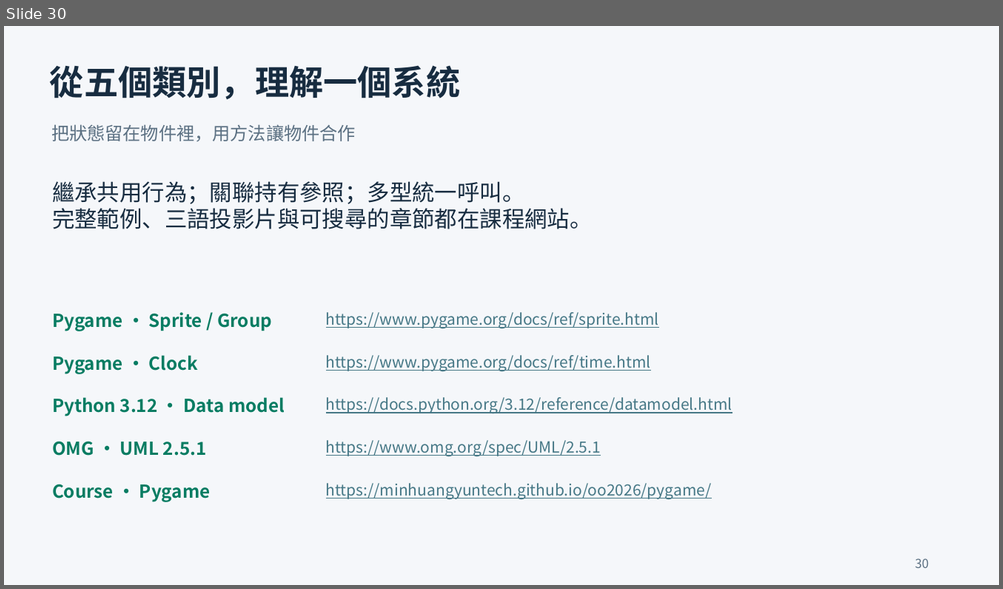
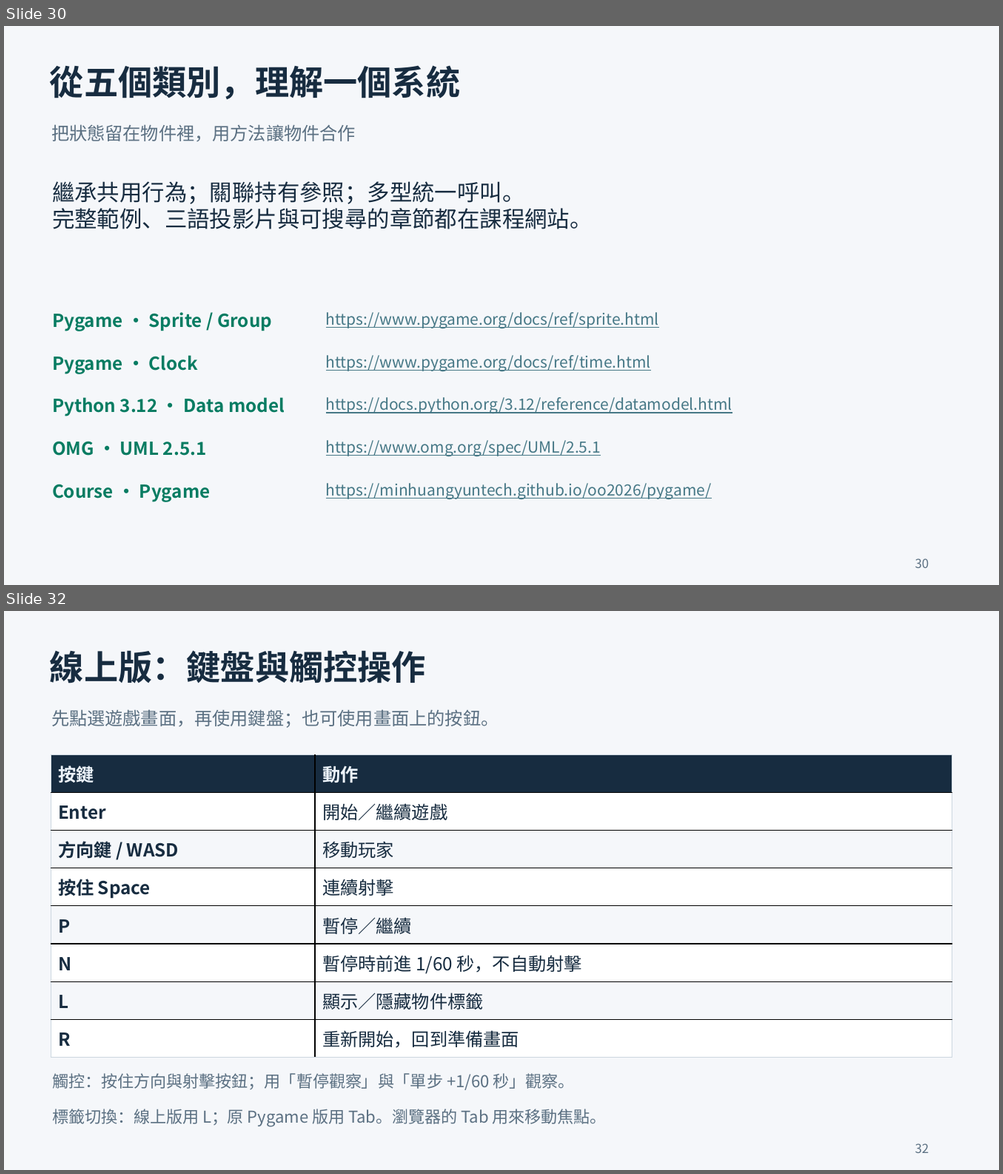
Before and after one commit to minhuangyuntech/oo2026, a slide deck: public/materials/pygame-zh.pptx. Shown one above the other, each under a label of ours: slide 30 before the commit, slides 30 and 32 after it; the slides between them are not shown. The pictures are 1003x589 and 1003x1174 pixels, drawn with LibreOffice and Linux fonts; fonts in the diff are those of the drawing. Boxes give left, top, right and bottom in pixels: in the first picture for what was removed or moved away, otherwise in the second. Text is boxed around its words. In the diff, an @@ line names an element or a change of style, - is before the commit and + after.

Commit message:
Add browser controls and inspection examples to trilingual Pygame lessons

```diff
--- a/public/materials/pygame-zh.pptx
+++ b/public/materials/pygame-zh.pptx
@@ slide 32 added at (x1=4, y1=611, x2=999, y2=1170), background #F5F7FA @@
@@ text added at (x1=50, y1=650, x2=426, y2=684), 33 pt, text #172C40, bold @@
+線上版：鍵盤與觸控操作
@@ text added at (x1=51, y1=709, x2=498, y2=728), 17.2 pt, text #5B7082 @@
+先點選遊戲畫面，再使用鍵盤；也可使用畫面上的按鈕。
@@ table added at (x1=51, y1=755, x2=951, y2=1058), 8 rows, 2 columns @@
+按鍵 | 動作
+Enter | 開始／繼續遊戲
+方向鍵 / WASD | 移動玩家
+按住 Space | 連續射擊
+P | 暫停／繼續
+N | 暫停時前進 1/60 秒，不自動射擊
+L | 顯示／隱藏物件標籤
+R | 重新開始，回到準備畫面
@@ text added at (x1=52, y1=1073, x2=575, y2=1091), 15.8 pt, text #5B7082 @@
+觸控：按住方向與射擊按鈕；用「暫停觀察」與「單步 +1/60 秒」觀察。
@@ text added at (x1=52, y1=1109, x2=606, y2=1128), 15.8 pt, text #5B7082 @@
+標籤切換：線上版用 L；原 Pygame 版用 Tab。瀏覽器的 Tab 用來移動焦點。
@@ text added at (x1=915, y1=1144, x2=929, y2=1153), 12 pt, text #5B7082 @@
+32
```
Also in this commit, not shown: 2 other slides added, 14 other files.
